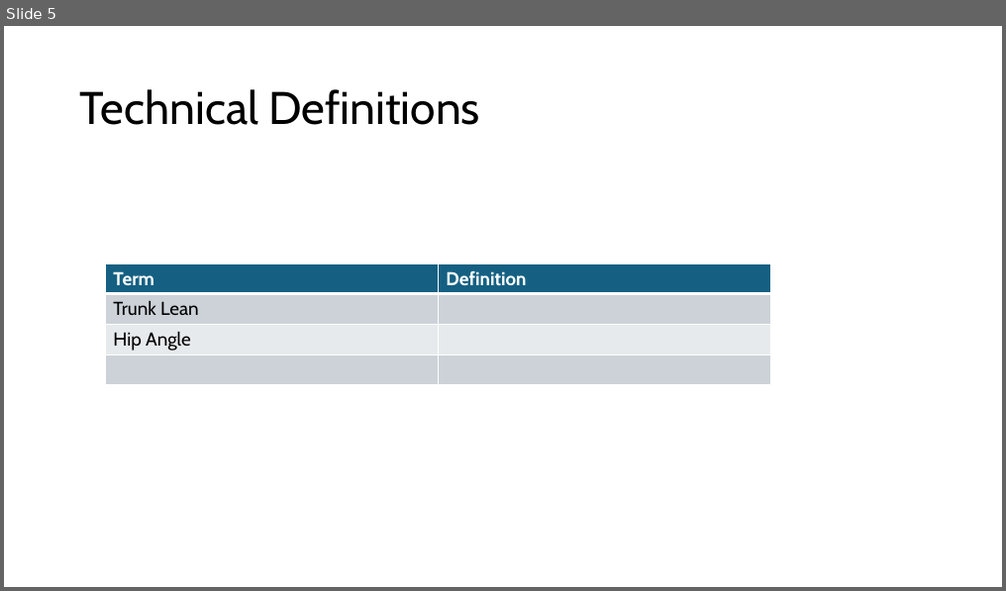
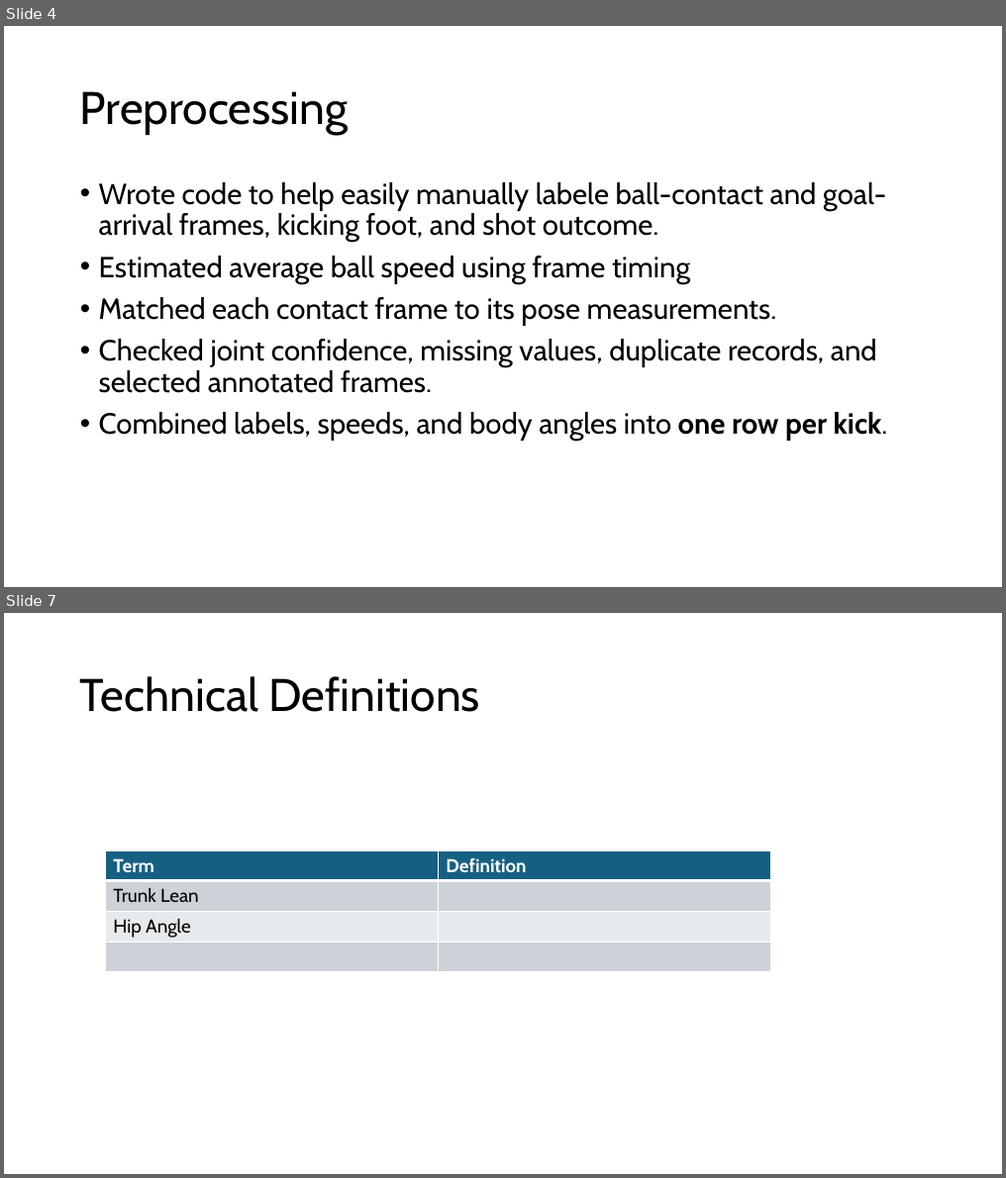
Before and after one commit to emmyregal/Soccer-Computer-Vision, a slide deck: Presentation.pptx. Shown one above the other, each under a label of ours: slide 5 before the commit, slides 4 and 7 after it; the slides between them are not shown. The pictures are 1006x591 and 1006x1178 pixels, drawn with LibreOffice and Linux fonts; fonts in the diff are those of the drawing. Boxes give left, top, right and bottom in pixels: in the first picture for what was removed or moved away, otherwise in the second. Text is boxed around its words. In the diff, an @@ line names an element or a change of style, - is before the commit and + after.

```diff
--- a/Presentation.pptx
+++ b/Presentation.pptx
@@ slide 4 added at (4,26,1002,587), background #FFFFFF @@
@@ title added at (80,91,349,135), 44 pt, text #000000 @@
+Preprocessing
@@ text added at (99,182,888,441), 28 pt, text #000000 @@
+• Wrote code to help easily manually labele ball-contact and goal-arrival frames, kicking foot, and shot outcome.
+• Estimated average ball speed using frame timing
+• Matched each contact frame to its pose measurements.
+• Checked joint confidence, missing values, duplicate records, and selected annotated frames.
+• Combined labels, speeds, and body angles into one row per kick.
@@ what was slide 5 is now slide 7 @@
```
Also in this commit, not shown: 2 slides changed, 1 other slide added, 2 other files.
